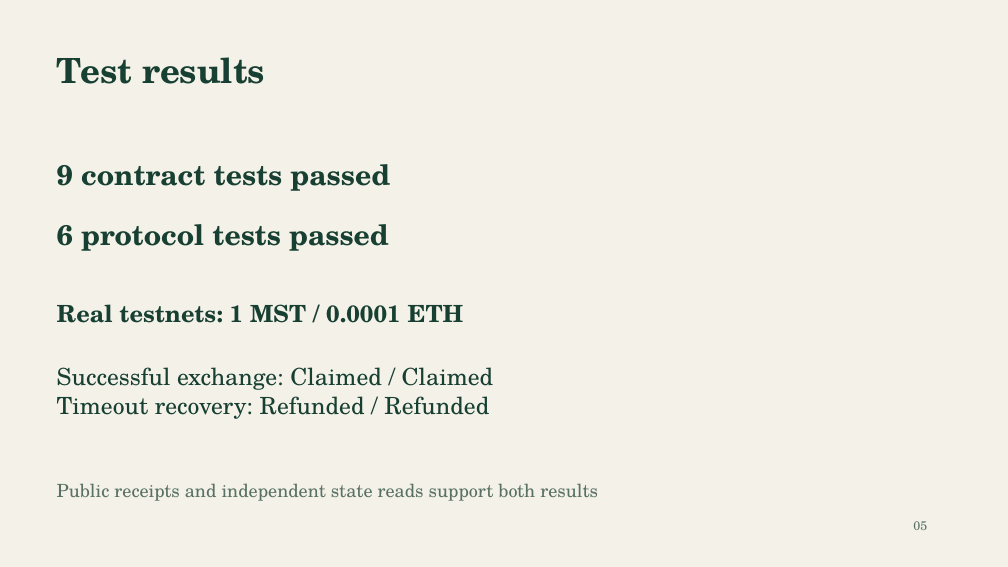
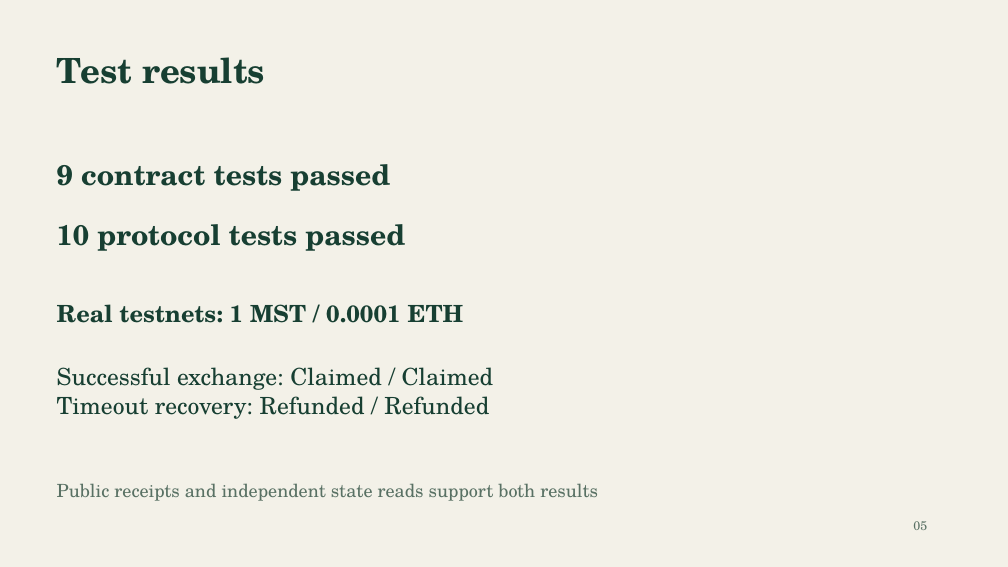
Before and after one commit to Oxidaner/COMP5521-Distributed-Ledger-Technology-Cryptocurrency-and-E-Payment-Assignment-project, a slide deck: slide 5 of presentation.pptx. Drawn at 1008x567 pixels with LibreOffice and Linux fonts; fonts in the diff are those of the drawing. Boxes give left, top, right and bottom in pixels: in the first picture for what was removed or moved away, otherwise in the second. Text is boxed around its words. In the diff, an @@ line names an element or a change of style, - is before the commit and + after.

```diff
--- a/presentation.pptx
+++ b/presentation.pptx
@@ text at (57, 224, 405, 251): text changed @@
-6 protocol tests passed
+10 protocol tests passed
```
Also in this commit, not shown: 9 other files.
